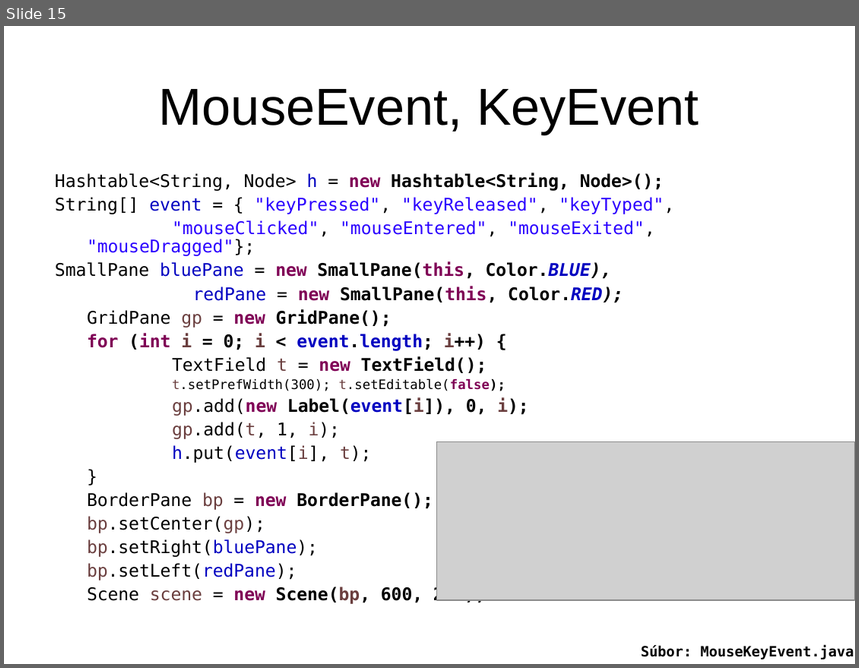
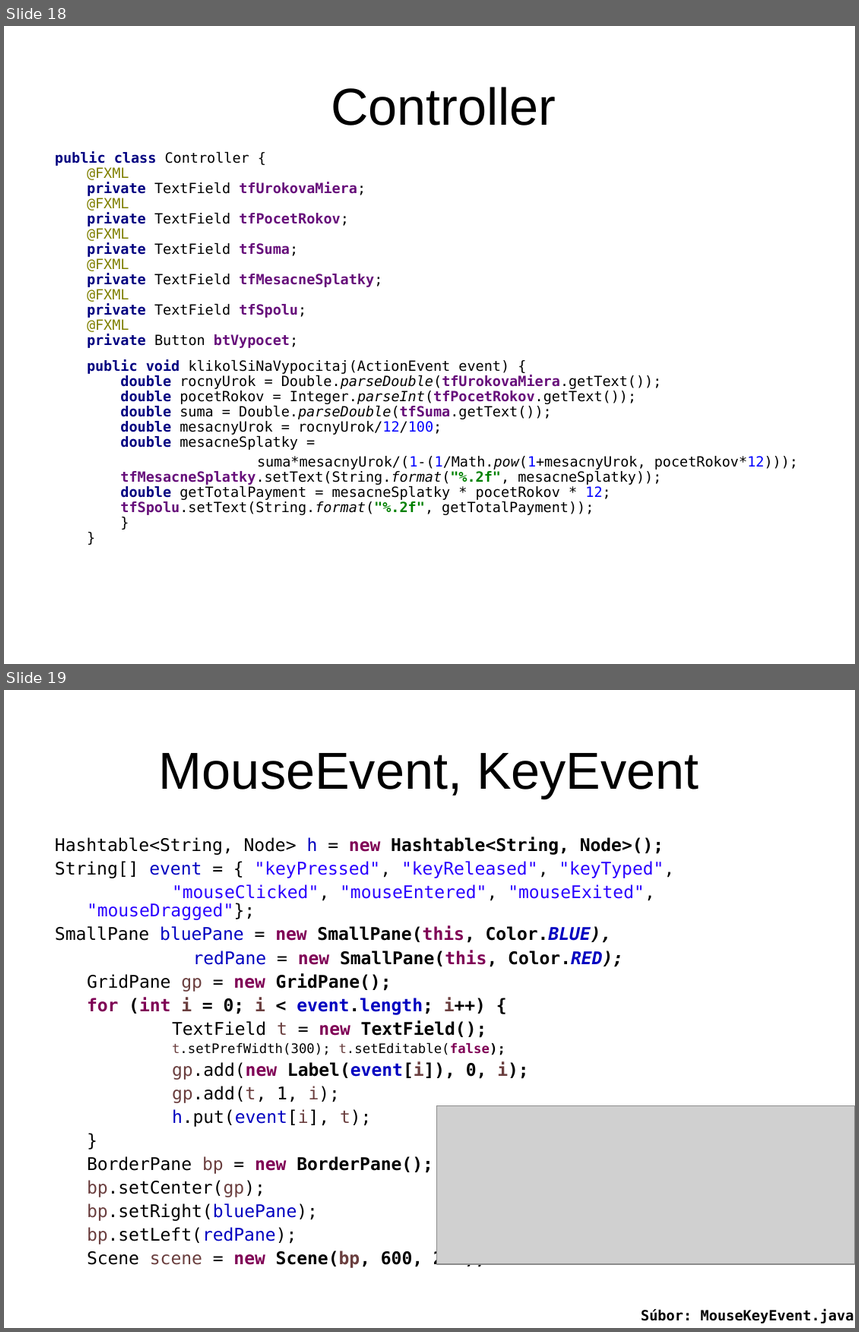
Before and after one commit to Programovanie4/Prednasky, a slide deck: 10/10_java.ppt. Shown one above the other, each under a label of ours: slide 15 before the commit, slides 18 and 19 after it. The pictures are 859x668 and 859x1332 pixels, drawn with LibreOffice and Linux fonts; fonts in the diff are those of the drawing; grey boxes stand for pictures. Boxes give left, top, right and bottom in pixels: in the first picture for what was removed or moved away, otherwise in the second. Text is boxed around its words. In the diff, an @@ line names an element or a change of style, - is before the commit and + after.

```diff
--- a/10/10_java.ppt
+++ b/10/10_java.ppt
@@ slide 18 added at bbox=[4, 26, 855, 664], background #FFFFFF @@
@@ title added at bbox=[331, 87, 557, 126], 44 pt, text #000000 @@
+Controller
@@ text added at bbox=[55, 151, 798, 515], 11.9 pt, text #000000 @@
+public class Controller {
+@FXML
+private TextField tfUrokovaMiera;
+@FXML
+private TextField tfPocetRokov;
+@FXML
+private TextField tfSuma;
+@FXML
+private TextField tfMesacneSplatky;
+@FXML
+private TextField tfSpolu;
+@FXML
+private Button btVypocet;
+public void klikolSiNaVypocitaj(ActionEvent event) {
+double rocnyUrok = Double.parseDouble(tfUrokovaMiera.getText());
+double pocetRokov = Integer.parseInt(tfPocetRokov.getText());
+double suma = Double.parseDouble(tfSuma.getText());
+double mesacnyUrok = rocnyUrok/12/100;
+double mesacneSplatky =
+suma*mesacnyUrok/(1-(1/Math.pow(1+mesacnyUrok, pocetRokov*12)));
+tfMesacneSplatky.setText(String.format("%.2f", mesacneSplatky));
+double getTotalPayment = mesacneSplatky * pocetRokov * 12;
+tfSpolu.setText(String.format("%.2f", getTotalPayment));
+}
+}
@@ what was slide 15 is now slide 19 @@
```
Also in this commit, not shown: 12 slides changed, 9 other slides added, 2 slides removed, 1 other file.
